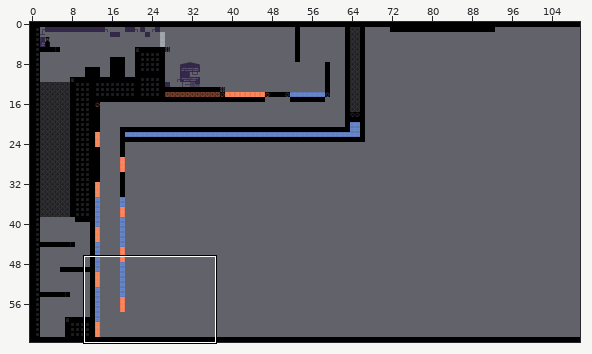
A Tiled map gets an edit: IndieSpeedRun/IndieSpeedRun/IndieSpeedRunContent/maps/level2.tmx. The picture above shows the old version from afar; the outline marks the close-up.
Close-up. As it was:
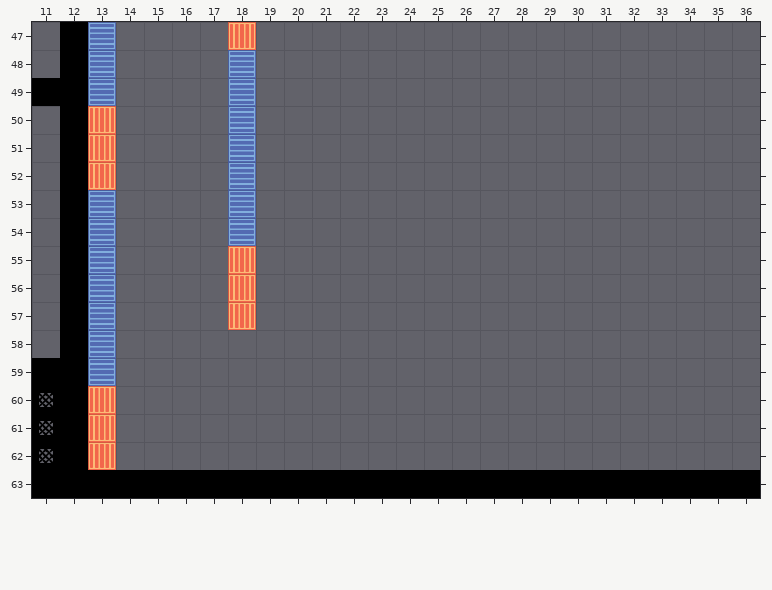
Cells are 32x32 px. Shown: x 11..36, y 47..63. The commit also changed other parts of the map, which this record leaves out.
Now the later version:
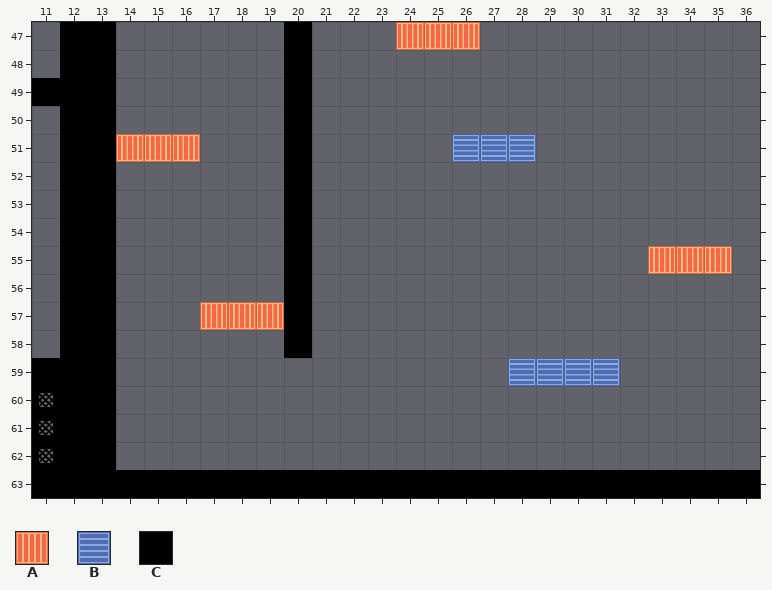
Key: from "furnace-01": A 0 "heat"; from "heatsink-01": B 0 "cool"; from "tiles2-01": C 0.
_ is an empty cell.
Tiles replaced or removed in this view: A, B.
Difference:
Changed rows in their new state; . is an unchanged cell.
Layer "Gameplay":
first column x 13:
47 C...._.C...AAA.........
48 C...._.C...............
49 C...._.C...............
50 C...._.C...............
51 CAAA._.C.....BBB.......
52 C...._.C...............
53 C...._.C...............
54 C...._.C...............
55 C...._.C............AAA
56 C...._.C...............
57 C...A.AC...............
58 C......C...............
59 C..............BBBB....
60 C......................
61 C......................
62 C......................
